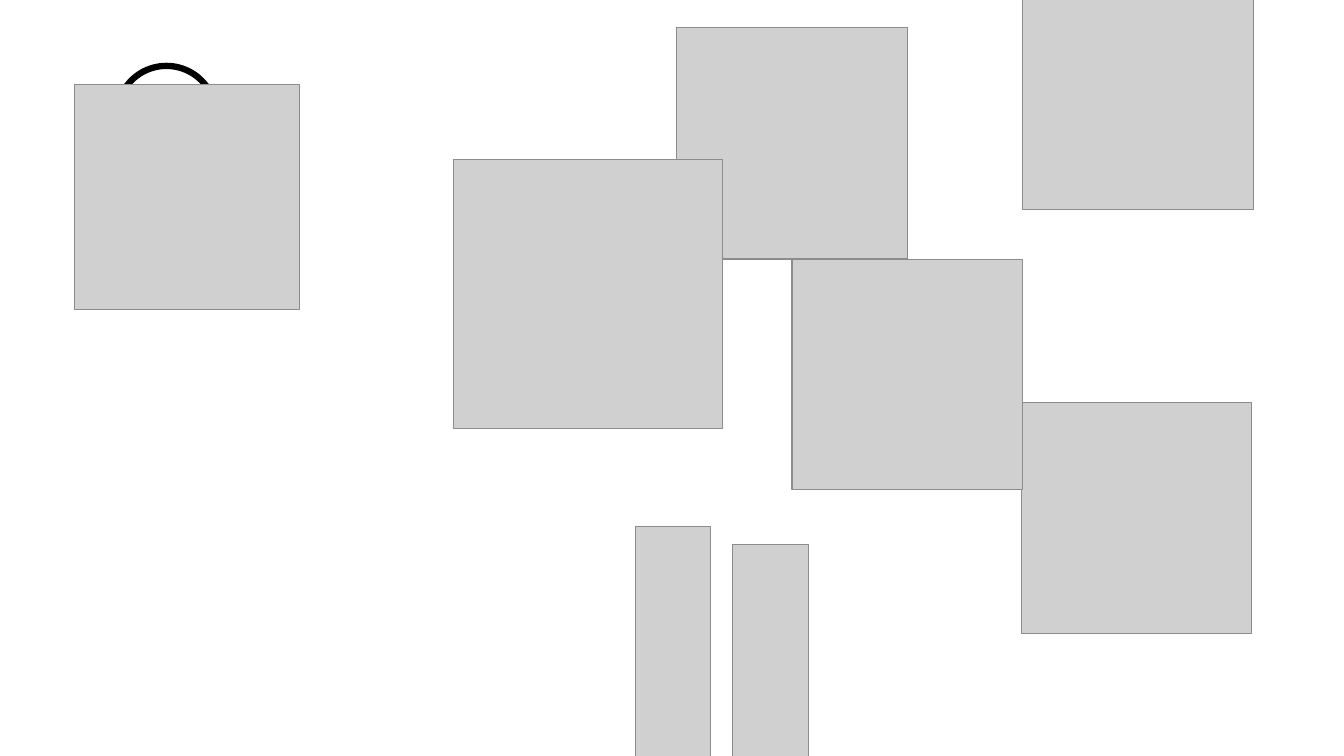
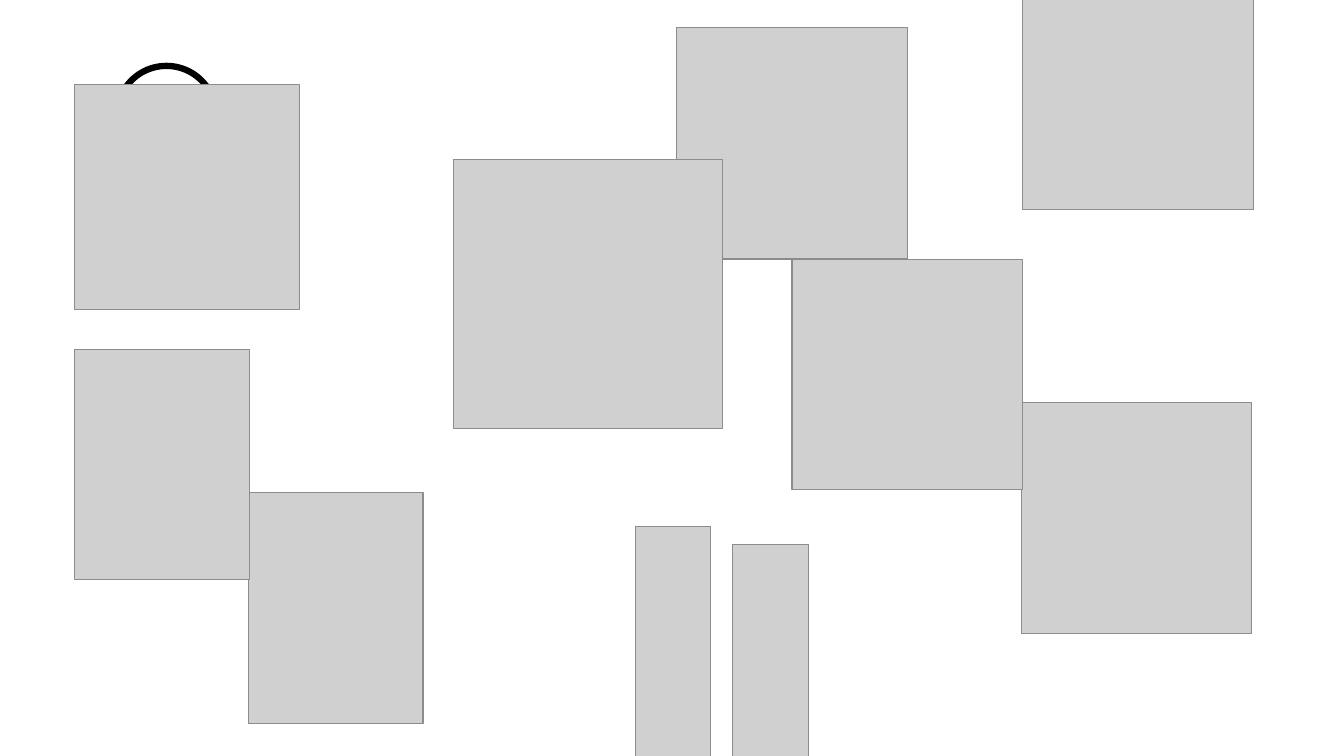
Before and after one commit to BCDA-APS/mdaviz, a slide deck: slide 1 of mdaviz/resources/icons.pptx. Drawn at 1344x756 pixels with LibreOffice and Linux fonts; fonts in the diff are those of the drawing; grey boxes stand for pictures. Boxes give left, top, right and bottom in pixels: in the first picture for what was removed or moved away, otherwise in the second. Text is boxed around its words. In the diff, an @@ line names an element or a change of style, - is before the commit and + after.

```diff
--- a/mdaviz/resources/icons.pptx
+++ b/mdaviz/resources/icons.pptx
@@ picture added at <box>75,349,249,580</box> @@
@@ picture added at <box>248,493,422,724</box> @@
```
Also in this commit, not shown: 4 other files.
